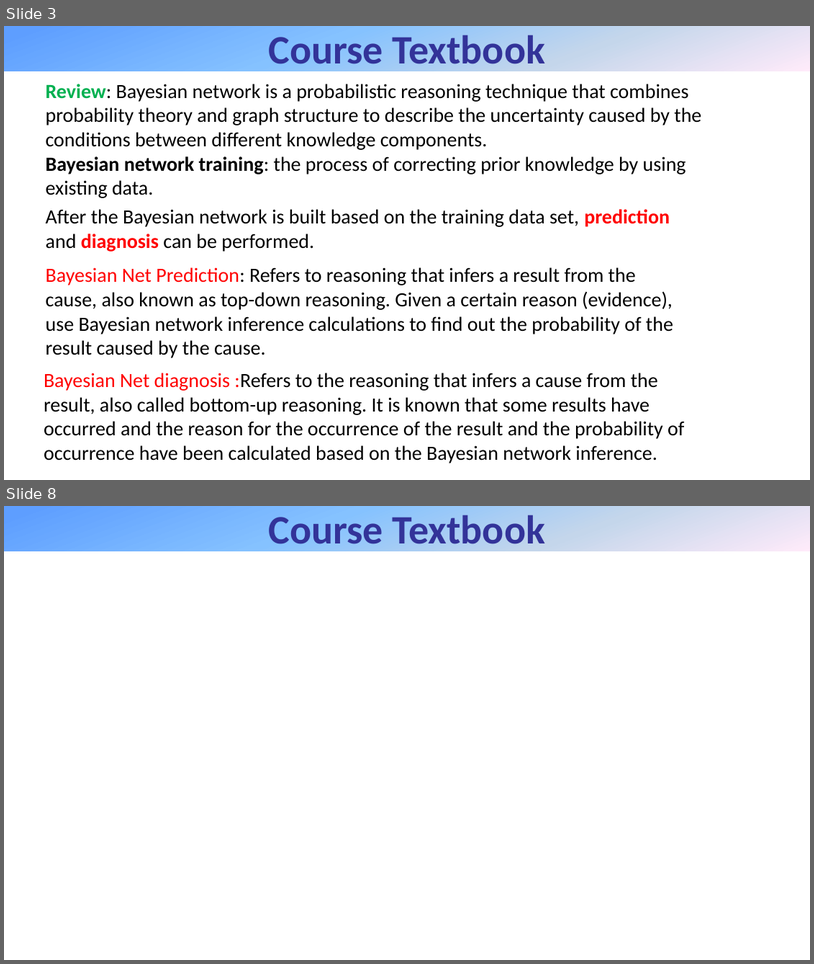
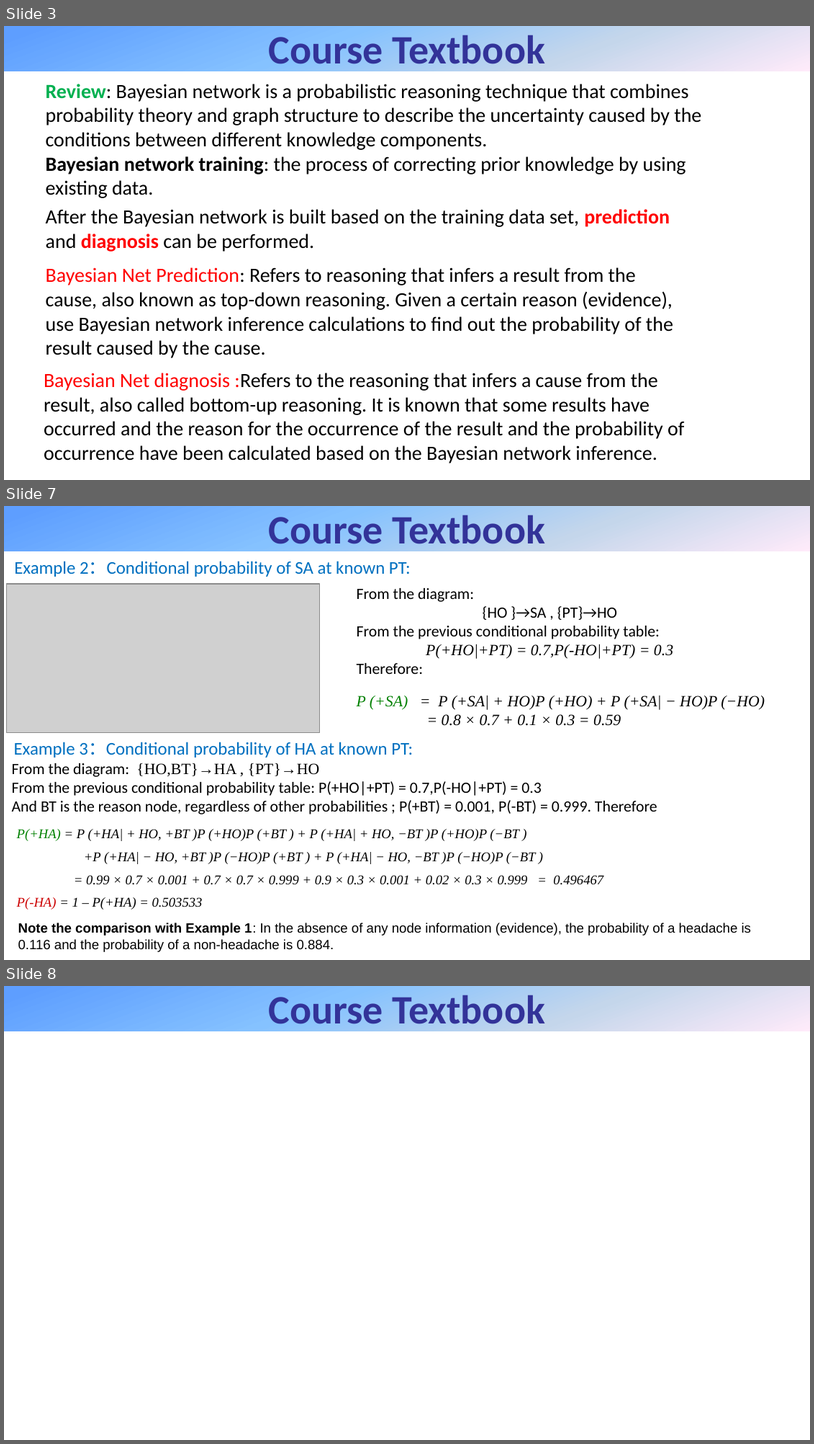
Before and after one commit to WeakX/Notes, a slide deck: ref/BayesNet.pptx. Shown one above the other, each under a label of ours: slides 3 and 8 before the commit, slides 3, 7 and 8 after it; the slides between them are not shown. The pictures are 814x964 and 814x1444 pixels, drawn with LibreOffice and Linux fonts; fonts in the diff are those of the drawing; grey boxes stand for pictures. Boxes give left, top, right and bottom in pixels: in the first picture for what was removed or moved away, otherwise in the second. Text is boxed around its words. In the diff, an @@ line names an element or a change of style, - is before the commit and + after.

```diff
--- a/ref/BayesNet.pptx
+++ b/ref/BayesNet.pptx
@@ slide 7 added at (4,506,810,960), background #FFFFFF @@
@@ rectangle added at (4,506,810,551), fill gradient #5E9EFF to #85C2FF to #C4D6EB to #FFEBFA, 36 pt, text #333399, bold @@
+Course Textbook
@@ text added at (14,561,411,577), 16 pt, text #0070C0 @@
+Example 2：Conditional probability of SA at known PT:
@@ picture added at (6,584,320,733) @@
@@ text added at (357,588,674,674), 14 pt, text #000000 @@
+From the diagram:
+{HO }→SA , {PT}→HO
+From the previous conditional probability table:
+P(+HO|+PT) = 0.7,P(-HO|+PT) = 0.3
+Therefore:
@@ text added at (357,695,765,726), 14 pt, text #000000, italic @@
+P (+SA) = P (+SA| + HO)P (+HO) + P (+SA| − HO)P (−HO)
+= 0.8 × 0.7 + 0.1 × 0.3 = 0.59
@@ text added at (14,741,413,757), 16 pt, text #0070C0 @@
+Example 3：Conditional probability of HA at known PT:
@@ text added at (12,763,658,814), 14 pt, text #000000 @@
+From the diagram: {HO,BT}→HA , {PT}→HO
+From the previous conditional probability table: P(+HO|+PT) = 0.7,P(-HO|+PT) = 0.3
+And BT is the reason node, regardless of other probabilities ; P(+BT) = 0.001, P(-BT) = 0.999. Therefore
@@ text added at (17,829,604,909), 12 pt, text #000000, italic @@
+P(+HA) = P (+HA| + HO, +BT )P (+HO)P (+BT ) + P (+HA| + HO, −BT )P (+HO)P (−BT )
++P (+HA| − HO, +BT )P (−HO)P (+BT ) + P (+HA| − HO, −BT )P (−HO)P (−BT )
+= 0.99 × 0.7 × 0.001 + 0.7 × 0.7 × 0.999 + 0.9 × 0.3 × 0.001 + 0.02 × 0.3 × 0.999 = 0.496467
+P(-HA) = 1 – P(+HA) = 0.503533
@@ text added at (18,922,751,952), 12 pt, text #000000 @@
+Note the comparison with Example 1: In the absence of any node information (evidence), the probability of a headache is 0.116 and the probability of a non-headache is 0.884.
```
Also in this commit, not shown: 3 slides changed, 1 slide removed, 1 other file.
